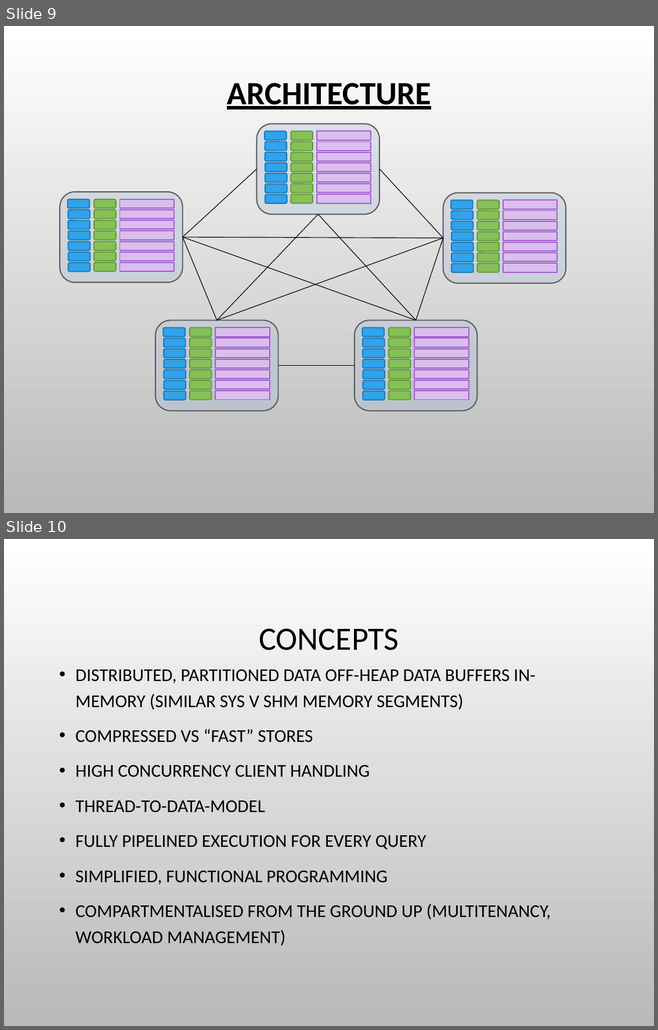
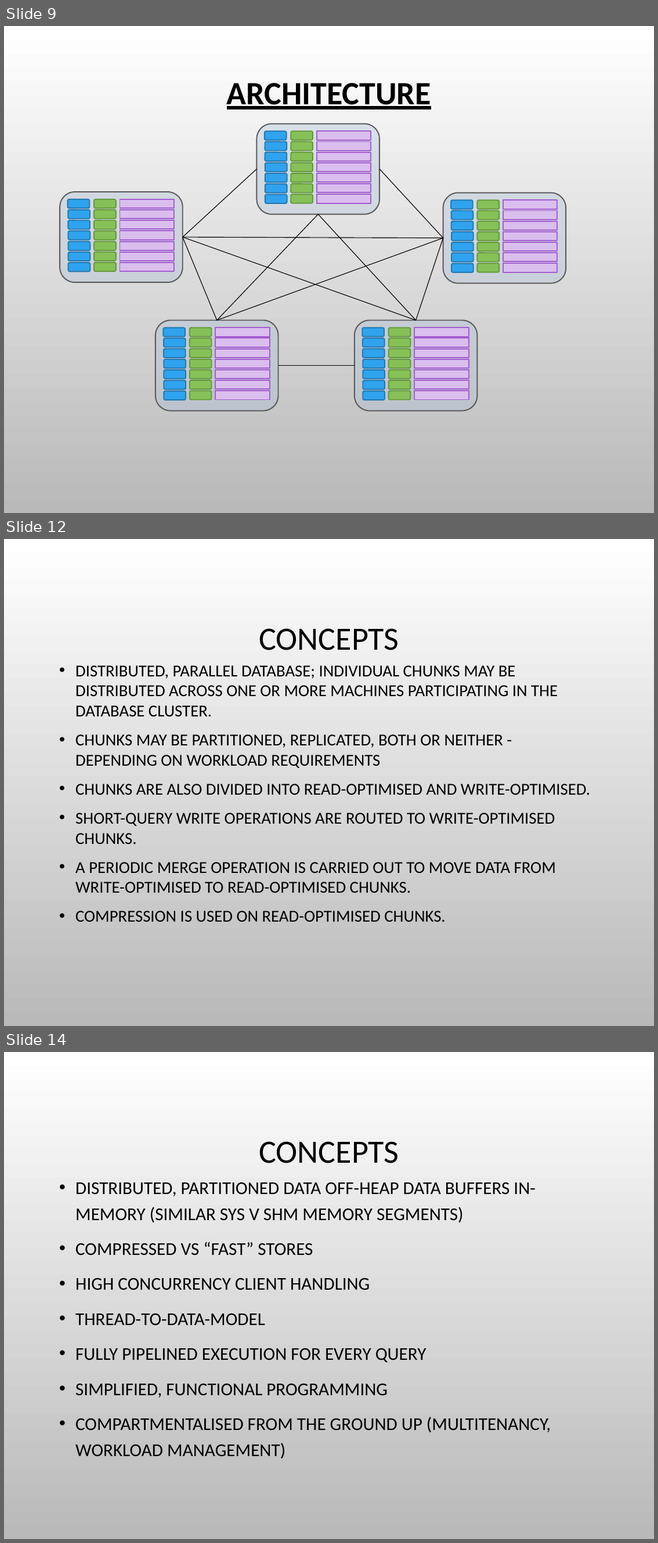
Before and after one commit to charlesduffy/erlysql, a slide deck: doc/Pitch1.pptx. Shown one above the other, each under a label of ours: slides 9 and 10 before the commit, slides 9, 12 and 14 after it; the slides between them are not shown. The pictures are 658x1030 and 658x1543 pixels, drawn with LibreOffice and Linux fonts; fonts in the diff are those of the drawing; background and template pictures are left out. Boxes give left, top, right and bottom in pixels: in the first picture for what was removed or moved away, otherwise in the second. Text is boxed around its words. In the diff, an @@ line names an element or a change of style, - is before the commit and + after.

```diff
--- a/doc/Pitch1.pptx
+++ b/doc/Pitch1.pptx
@@ slide 12 added at box(4, 539, 654, 1026), background picture (left out) @@
@@ title added at box(259, 628, 398, 650), 36 pt, text #000000 @@
+CONCEPTS
@@ text added at box(75, 665, 590, 922), 18.5 pt, text #000000 @@
+• DISTRIBUTED, PARALLEL DATABASE; INDIVIDUAL CHUNKS MAY BE DISTRIBUTED ACROSS ONE OR MORE MACHINES PARTICIPATING IN THE DATABASE CLUSTER.
+• CHUNKS MAY BE PARTITIONED, REPLICATED, BOTH OR NEITHER - DEPENDING ON WORKLOAD REQUIREMENTS
+• CHUNKS ARE ALSO DIVIDED INTO READ-OPTIMISED AND WRITE-OPTIMISED.
+• SHORT-QUERY WRITE OPERATIONS ARE ROUTED TO WRITE-OPTIMISED CHUNKS.
+• A PERIODIC MERGE OPERATION IS CARRIED OUT TO MOVE DATA FROM WRITE-OPTIMISED TO READ-OPTIMISED CHUNKS.
+• COMPRESSION IS USED ON READ-OPTIMISED CHUNKS.
@@ what was slide 10 is now slide 14 @@
```
Also in this commit, not shown: 1 slide changed, 3 other slides added.
